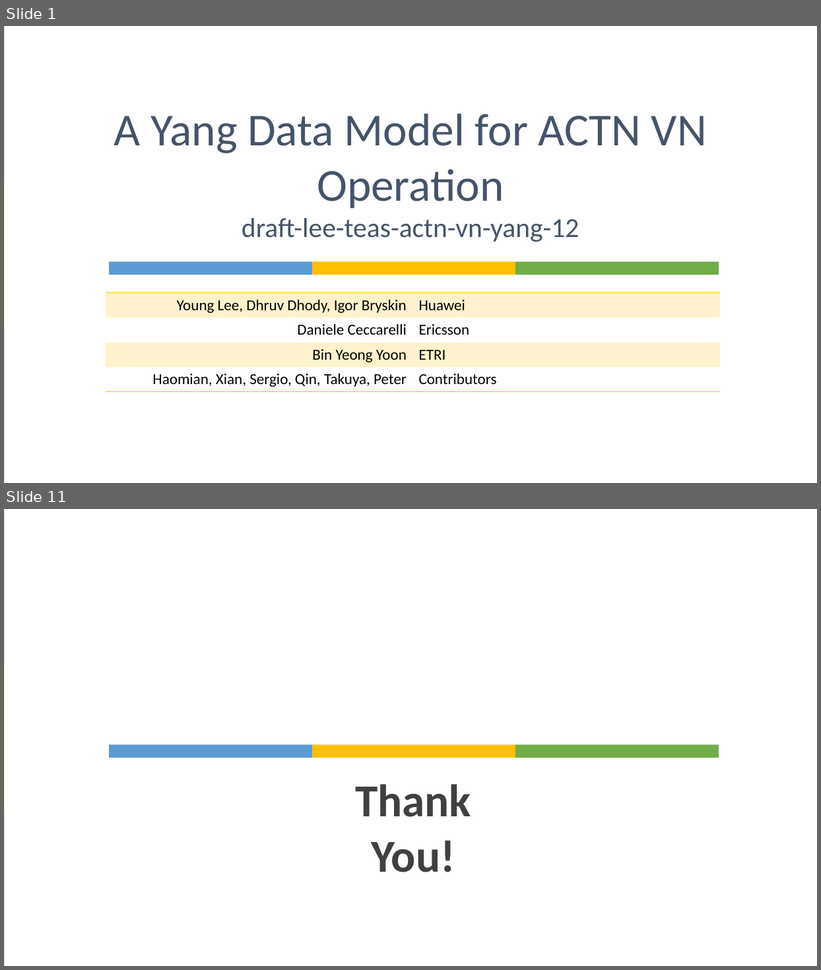
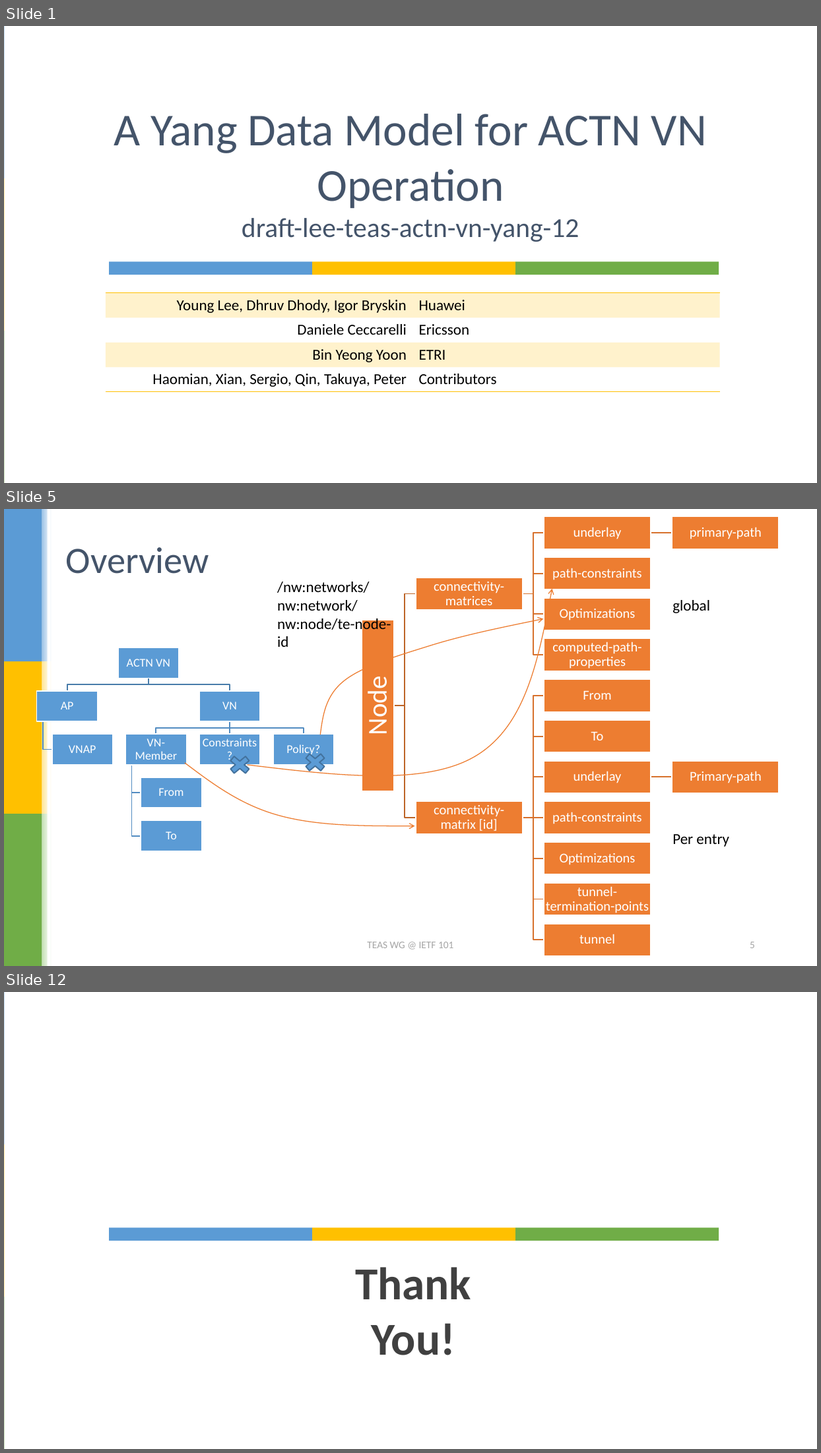
Before and after one commit to dhruvdhody-huawei/101, a slide deck: draft-lee-teas-actn-vn-yang.pptx. Shown one above the other, each under a label of ours: slides 1 and 11 before the commit, slides 1, 5 and 12 after it; the slides between them are not shown. The pictures are 821x970 and 821x1453 pixels, drawn with LibreOffice and Linux fonts; fonts in the diff are those of the drawing. Boxes give left, top, right and bottom in pixels: in the first picture for what was removed or moved away, otherwise in the second. Text is boxed around its words. In the diff, an @@ line names an element or a change of style, - is before the commit and + after.

```diff
--- a/draft-lee-teas-actn-vn-yang.pptx
+++ b/draft-lee-teas-actn-vn-yang.pptx
@@ slide 5 added at (4,509,817,966), background #FFFFFF; not listed: 6 template elements that a slide beside it also shows @@
@@ text added at (66,547,209,574), 44 pt, text #44546A @@
+Overview
@@ text added at (277,582,391,647), 18 pt, text #000000 @@
+/nw:networks/nw:network/nw:node/te-node-id
@@ freeform shape added at (248,589,552,776), outline #ED7D31 1 pt @@
@@ text added at (673,600,710,613), 18 pt, text #000000 @@
+global
@@ freeform shape added at (321,619,544,735), outline #ED7D31 1 pt @@
@@ rectangle added at (42,661,52,814), fill gradient #FFE699 to #FFFFFF @@
@@ group added at (37,648,334,851): 9 rectangles, 9 texts, 8 freeform shapes @@
+ACTN VN
+AP
+VNAP
+VN
+VN-Member
+From
+To
+Constraints?
+Policy?
@@ freeform shape added at (185,763,415,827), outline #ED7D31 1 pt @@
@@ cross added at (225,753,254,778), fill #5B9BD5, outline #43739E 1.5 pt @@
@@ cross added at (301,751,330,775), fill #5B9BD5, outline #43739E 1.5 pt @@
@@ text added at (673,834,729,847), 18 pt, text #000000 @@
+Per entry
@@ text added at (367,942,453,949), 12 pt, text #A5A5A5 @@
+TEAS WG @ IETF 101
@@ group added at (361,516,780,956): 16 rectangles, 16 texts, 15 freeform shapes @@
+Node
+connectivity-matrices
+underlay
+primary-path
+path-constraints
+Optimizations
+computed-path-properties
+connectivity-matrix [id]
+From
+To
+underlay
+Primary-path
+path-constraints
+Optimizations
+tunnel-termination-points
+tunnel
@@ page number added at (750,942,755,949), 12 pt, text #A5A5A5 @@
+5
@@ what was slide 11 is now slide 12 @@
```
Also in this commit, not shown: 8 slides changed, 6 other slides added, 1 slide removed, 1 other file.
